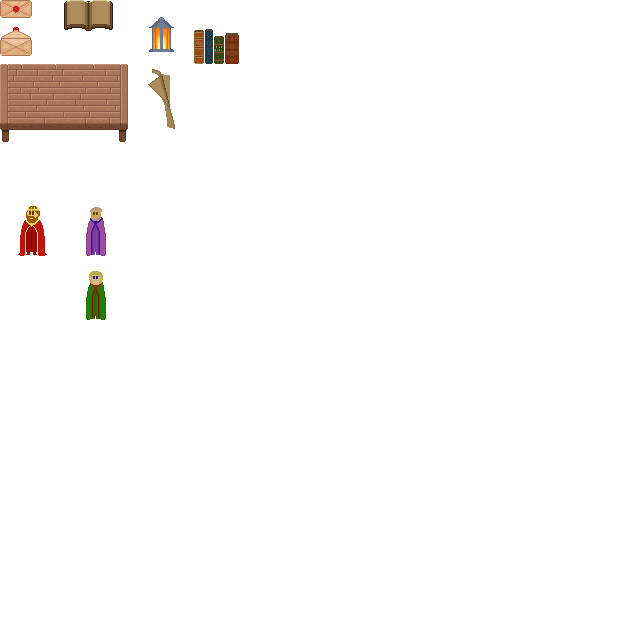
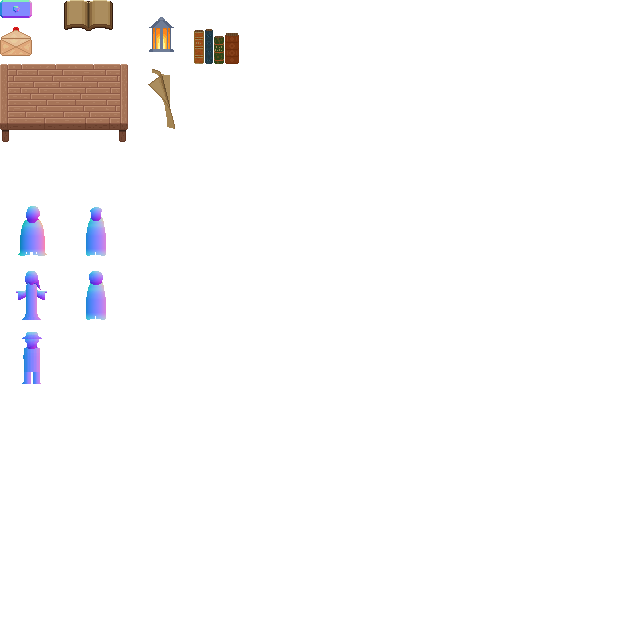
Comparing the layer stacks of the two 640×640 images. Changes:
showed group "Gruppe 1" (3 layers) over [0, 0, 106, 384]
renamed "Ebene 3 Kopie 3" to "PersonNormals", painted on it over [16, 206, 106, 384]
added layer "Archeologist" in group "People" over [22, 332, 42, 384]
added layer "Queen" in group "People" over [16, 271, 47, 320]
moved "Lord Woodstock" into group "People" over [86, 271, 106, 320]
